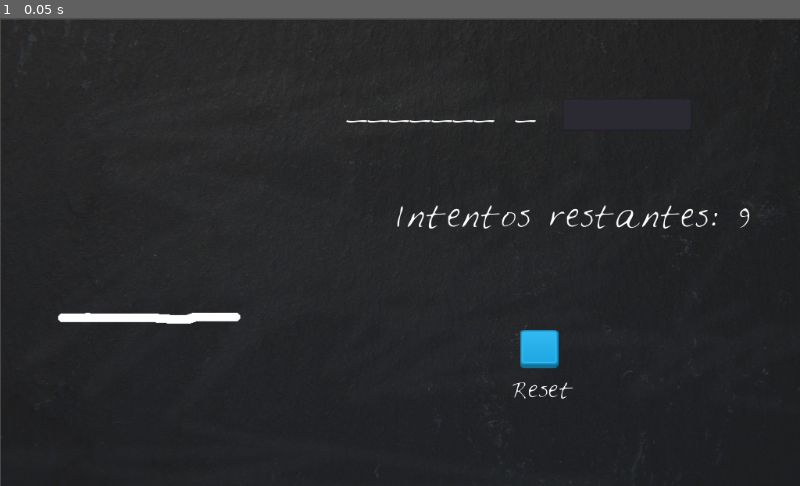
Above: before the commit, frame 1.
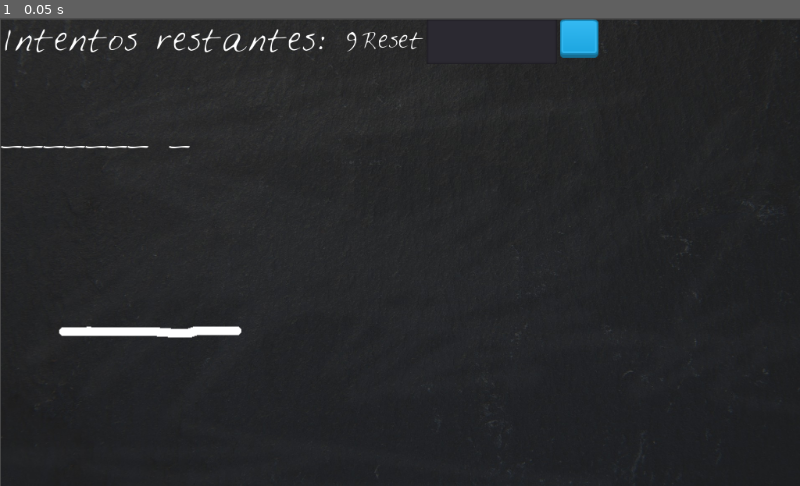
Above: after the commit, the same moment.

Repository: Alejoles/VideoGames
Game: Godot game, scene res://source/HangedMan.tscn
Same seed, same stepped clock (60 frames per second), same inputs: the game is played once before the commit and once after it.
Inputs:
- Up to frame 1 (0.05 s): no input

The runs differ from the first frame. In frame 1, 3.0% of the frame differs, in the area x 0-94%, y 0-82%.

Commit message:
a lot of changes

Diff:
--- a/Godot/HangedMan/HangedMan.gd
+++ b/Godot/HangedMan/HangedMan.gd
@@ -2,8 +2,30 @@
 
 var word = "physics h"
 var guess = ""
+var Tries = 9
 
-var numTries = 9
+onready var guessWord = get_node("VBoxContainer/guessWord")
+onready var numTries = get_node("VBoxContainer/HBoxContainer2/numTries")
+onready var ResetLabel = get_node("VBoxContainer/HBoxContainer2/ResetLabel")
+onready var inputBox = get_node("VBoxContainer/HBoxContainer2/inputBox")
+onready var Area2ds = get_node("VBoxContainer/Area2D/Sprite")
+onready var GameStatus = get_node("VBoxContainer/GameStatus")
+
+var stage = [
+	preload("res://assets/assets/stage0.png"),
+	preload("res://assets/assets/stage1.png"),
+	preload("res://assets/assets/stage2.png"),
+	preload("res://assets/assets/stage3.png"),
+	preload("res://assets/assets/stage4.png"),
+	preload("res://assets/assets/stage5.png"),
+	preload("res://assets/assets/stage6.png"),
+	preload("res://assets/assets/stage7.png"),
+	preload("res://assets/assets/stage8.png"),
+	preload("res://assets/assets/stage9.png")
+	]
+
+
+
 
 func numLines(word):
 	for i in word:
@@ -19,46 +41,46 @@
 		for i in range(0,word.length()):
 			if(word[i] == text):
 				guess[i] = text
-		get_node("guessWord").text = guess
-		print(get_node("guessWord").text)
+		guessWord.text = guess
+		print(str(guessWord.text))
 		verify_win(word)
 	else:
-		numTries = verify_lose(numTries)
-		get_node("numTries").text = "Intentos restantes:" + str(numTries)
-	get_node("inputBox").clear()
+		Tries = verify_lose(Tries)
+		numTries.text = "Intentos restantes:" + str(Tries)
+	inputBox.clear()
 
 
 
 func _ready():
 	guess = numLines(word);
-	get_node("guessWord").text = guess
-	get_node("numTries").text = "Intentos restantes: 9"
-	get_node("ResetLabel").text = "Reset"
+	guessWord.text = guess
+	numTries.text = "Intentos restantes: 9"
+	ResetLabel.text = "Reset"
 	print(guess)
 
 # Verifica cuando el usuario gana
 func verify_win(word):
-	if(word == get_node("guessWord").text):
+	if(word == guessWord.text):
 		var text = "You win"
 		GameOver(text)
 
 #Verifica cuando el jugador va perdiendo turnos
-func verify_lose(numTries):
-	numTries = numTries-1
-	var num = 9-numTries
+func verify_lose(Tries):
+	Tries = Tries-1
+	var num = 9-Tries
 	var strpath = "res://assets/assets/stage"+str(num)+".png"
 	var path = load(strpath)
-	var Draw = get_node("Area2D/Sprite")
+	var Draw = Area2ds
 	Draw.set_texture(path)
-	if(numTries == 0):
+	if(Tries == 0):
 		GameOver("You loose")
-	return numTries
+	return Tries
 
 
 
 func GameOver(text):
-	get_node("inputBox").queue_free()
-	get_node("GameStatus").text = text
+	inputBox.queue_free()
+	GameStatus.text = text
 
 
 # Función que me hace reset del programa
--- a/Godot/HangedMan/source/HangedMan.tscn
+++ b/Godot/HangedMan/source/HangedMan.tscn
@@ -1,34 +1,34 @@
 [gd_scene load_steps=13 format=2]
 
 [ext_resource path="res://HangedMan.gd" type="Script" id=1]
-[ext_resource path="res://assets/assets/Feltpen.ttf" type="DynamicFontData" id=2]
-[ext_resource path="res://assets/assets/blue_button11.png" type="Texture" id=3]
-[ext_resource path="res://assets/assets/blue_button12.png" type="Texture" id=4]
-[ext_resource path="res://assets/assets/blackboard.jpg" type="Texture" id=5]
+[ext_resource path="res://assets/assets/blackboard.jpg" type="Texture" id=2]
+[ext_resource path="res://assets/assets/Feltpen.ttf" type="DynamicFontData" id=3]
+[ext_resource path="res://assets/assets/blue_button11.png" type="Texture" id=4]
+[ext_resource path="res://assets/assets/blue_button12.png" type="Texture" id=5]
 [ext_resource path="res://assets/assets/stage0.png" type="Texture" id=6]
-
-[sub_resource type="DynamicFont" id=1]
-size = 40
-font_data = ExtResource( 2 )
 
 [sub_resource type="DynamicFont" id=2]
 size = 36
-font_data = ExtResource( 2 )
+font_data = ExtResource( 3 )
 
-[sub_resource type="DynamicFont" id=3]
-size = 30
-font_data = ExtResource( 2 )
+[sub_resource type="DynamicFont" id=6]
+size = 26
+font_data = ExtResource( 3 )
 
 [sub_resource type="DynamicFont" id=4]
 size = 20
-font_data = ExtResource( 2 )
+font_data = ExtResource( 3 )
 
 [sub_resource type="RectangleShape2D" id=5]
 extents = Vector2( 149.816, 196.792 )
 
-[sub_resource type="DynamicFont" id=6]
-size = 26
-font_data = ExtResource( 2 )
+[sub_resource type="DynamicFont" id=3]
+size = 30
+font_data = ExtResource( 3 )
+
+[sub_resource type="DynamicFont" id=1]
+size = 40
+font_data = ExtResource( 3 )
 
 [node name="HangedMan" type="Control"]
 anchor_right = 1.0
@@ -43,26 +43,23 @@
 [node name="BackGround" type="TextureRect" parent="."]
 anchor_right = 1.0
 anchor_bottom = 1.0
-texture = ExtResource( 5 )
+texture = ExtResource( 2 )
 expand = true
 __meta__ = {
 "_edit_use_anchors_": false
 }
 
-[node name="guessWord" type="Label" parent="."]
-margin_left = 442.135
-margin_top = 83.1857
-margin_right = 622.135
-margin_bottom = 146.186
-rect_pivot_offset = Vector2( -0.435194, -0.953645 )
-custom_fonts/font = SubResource( 1 )
-text = "wordless"
+[node name="VBoxContainer" type="VBoxContainer" parent="."]
+anchor_right = 1.0
+anchor_bottom = 1.0
 
-[node name="numTries" type="Label" parent="."]
-margin_left = 501.703
-margin_top = 227.33
-margin_right = 727.703
-margin_bottom = 305.33
+[node name="HBoxContainer2" type="HBoxContainer" parent="VBoxContainer"]
+margin_right = 1023.0
+margin_bottom = 57.0
+
+[node name="numTries" type="Label" parent="VBoxContainer/HBoxContainer2"]
+margin_right = 164.0
+margin_bottom = 57.0
 rect_pivot_offset = Vector2( -0.435194, -0.953645 )
 custom_fonts/font = SubResource( 2 )
 text = "wordless"
@@ -70,51 +67,63 @@
 "_edit_use_anchors_": false
 }
 
-[node name="GameStatus" type="Label" parent="."]
-margin_left = 505.629
-margin_top = 294.889
-margin_right = 627.629
-margin_bottom = 342.889
-custom_fonts/font = SubResource( 3 )
+[node name="ResetLabel" type="Label" parent="VBoxContainer/HBoxContainer2"]
+margin_left = 168.0
+margin_top = 7.0
+margin_right = 168.0
+margin_bottom = 49.0
+custom_fonts/font = SubResource( 6 )
 
-[node name="inputBox" type="LineEdit" parent="."]
-margin_left = 717.641
-margin_top = 100.657
-margin_right = 775.641
-margin_bottom = 124.657
+[node name="inputBox" type="LineEdit" parent="VBoxContainer/HBoxContainer2"]
+margin_left = 172.0
+margin_right = 338.0
+margin_bottom = 57.0
 custom_fonts/font = SubResource( 4 )
 max_length = 1
 
-[node name="TextureButton" type="TextureButton" parent="."]
-margin_left = 664.126
-margin_top = 398.605
-margin_right = 718.126
-margin_bottom = 449.605
-texture_normal = ExtResource( 3 )
-texture_pressed = ExtResource( 4 )
+[node name="TextureButton" type="TextureButton" parent="VBoxContainer/HBoxContainer2"]
+margin_left = 342.0
+margin_right = 391.0
+margin_bottom = 57.0
+texture_normal = ExtResource( 4 )
+texture_pressed = ExtResource( 5 )
 __meta__ = {
 "_edit_use_anchors_": false
 }
 
-[node name="Area2D" type="Area2D" parent="."]
-position = Vector2( 94.0514, 83.0988 )
+[node name="Area2D" type="Area2D" parent="VBoxContainer"]
+editor/display_folded = true
+position = Vector2( 95.4105, 100.84 )
+scale = Vector2( 1, 1 )
 __meta__ = {
 "_edit_group_": true
 }
 
-[node name="Sprite" type="Sprite" parent="Area2D"]
+[node name="Sprite" type="Sprite" parent="VBoxContainer/Area2D"]
 position = Vector2( 102.229, 137.002 )
 texture = ExtResource( 6 )
 
-[node name="CollisionShape2D" type="CollisionShape2D" parent="Area2D"]
+[node name="CollisionShape2D" type="CollisionShape2D" parent="VBoxContainer/Area2D"]
 position = Vector2( 102.434, 137.825 )
 shape = SubResource( 5 )
 
-[node name="ResetLabel" type="Label" parent="."]
-margin_left = 649.97
-margin_top = 456.647
-margin_right = 689.97
-margin_bottom = 470.647
-custom_fonts/font = SubResource( 6 )
-[connection signal="text_entered" from="inputBox" to="." method="_on_inputBox_text_entered"]
-[connection signal="pressed" from="TextureButton" to="." method="_on_TextureButton_pressed"]
+[node name="GameStatus" type="Label" parent="VBoxContainer"]
+margin_top = 61.0
+margin_right = 1023.0
+margin_bottom = 109.0
+custom_fonts/font = SubResource( 3 )
+
+[node name="TextureRect" type="TextureRect" parent="VBoxContainer"]
+margin_top = 113.0
+margin_right = 1023.0
+margin_bottom = 113.0
+
+[node name="guessWord" type="Label" parent="VBoxContainer"]
+margin_top = 117.0
+margin_right = 1023.0
+margin_bottom = 180.0
+rect_pivot_offset = Vector2( -0.435194, -0.953645 )
+custom_fonts/font = SubResource( 1 )
+text = "wordless"
+[connection signal="text_entered" from="VBoxContainer/HBoxContainer2/inputBox" to="." method="_on_inputBox_text_entered"]
+[connection signal="pressed" from="VBoxContainer/HBoxContainer2/TextureButton" to="." method="_on_TextureButton_pressed"]
